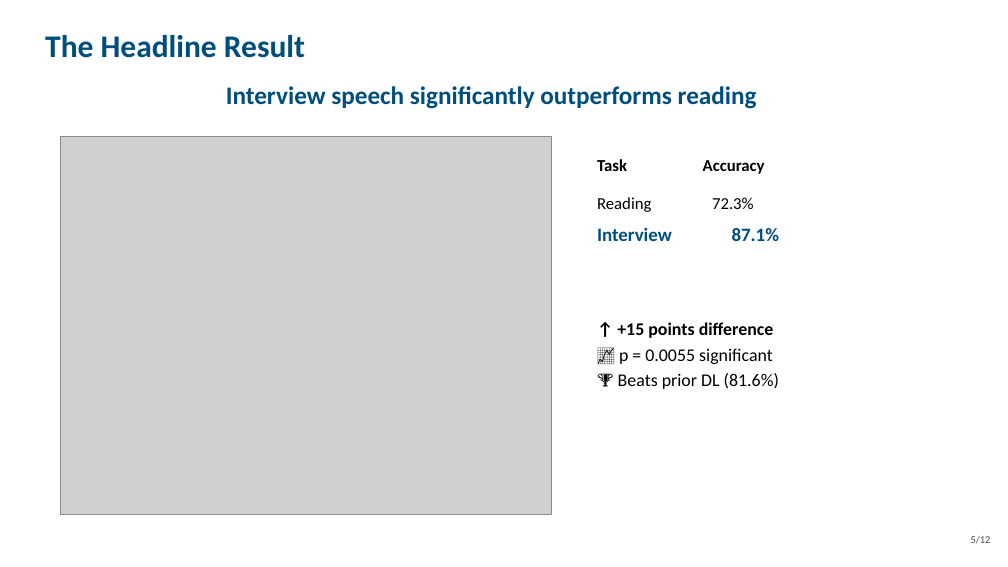
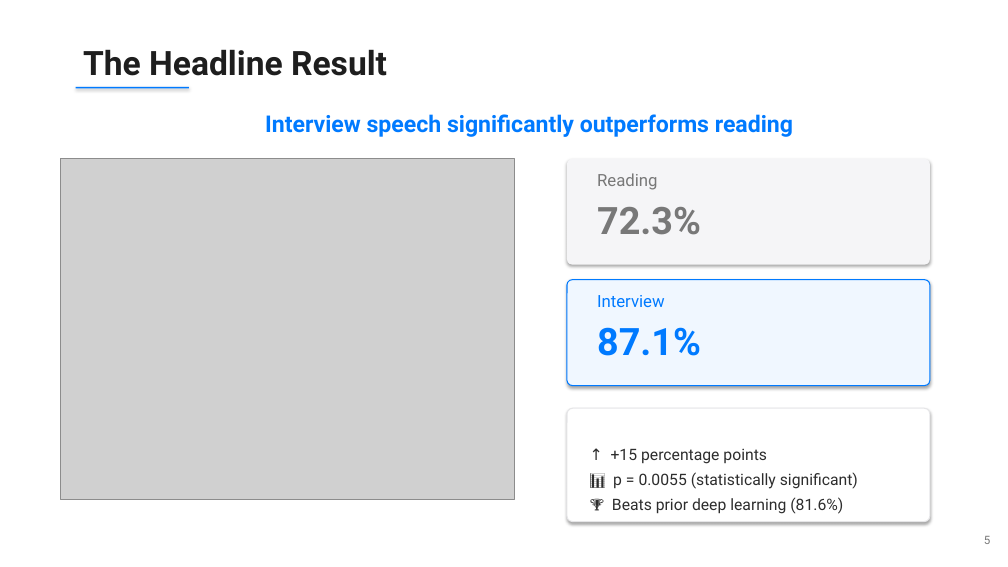
Before and after one commit to NileC03/dissertation, a slide deck: slide 5 of presentation/slides.pptx. Drawn at 1008x567 pixels with LibreOffice and Linux fonts; fonts in the diff are those of the drawing; grey boxes stand for pictures. Boxes give left, top, right and bottom in pixels: in the first picture for what was removed or moved away, otherwise in the second. Text is boxed around its words. In the diff, an @@ line names an element or a change of style, - is before the commit and + after.

Commit message:
Redesign slides: clean modern style (Apple keynote inspired)

```diff
--- a/presentation/slides.pptx
+++ b/presentation/slides.pptx
@@ text "The Headline Result": place and size @@
-text "The Headline Result" at <box>45,35,305,58</box>
+text "The Headline Result" at <box>83,49,387,76</box>
@@ text "The Headline Result" at <box>83,49,387,76</box>: size 30 to 32 pt, font Calibri to Roboto, text colour #004E7C to #1E1E1E @@
@@ rectangle added at <box>76,87,189,88</box>, fill #007AFF @@
@@ text "Interview speech significantly outperforms reading": place and size @@
-text "Interview speech significantly outperforms reading" at <box>226,86,757,109</box>
+text "Interview speech significantly outperforms reading" at <box>265,114,793,137</box>
@@ text "Interview speech significantly outperforms reading" at <box>265,114,793,137</box>: size 24 to 22 pt, font Calibri to Roboto, text colour #004E7C to #007AFF @@
@@ picture: place and size @@
-picture at <box>60,136,552,514</box>
+picture at <box>60,159,514,499</box>
@@ rounded rectangle added at <box>567,159,930,265</box>, fill #F5F5F7 @@
@@ text removed at <box>597,159,765,174</box> @@
-Task Accuracy
@@ text added at <box>597,173,657,190</box>, 16 pt, text #787878 @@
+Reading
@@ text at <box>597,207,701,235</box>: text changed; size 16 to 36 pt; font Calibri to Roboto; text colour #000000 to #787878; bold on @@
-Reading 72.3%
+72.3%
@@ rounded rectangle added at <box>567,280,930,386</box>, fill #F0F7FF, outline #007AFF 1 pt @@
@@ text added at <box>597,295,665,307</box>, 16 pt, text #007AFF @@
+Interview
@@ text at <box>597,327,701,356</box>: text changed; size 18 to 36 pt; font Calibri to Roboto; text colour #004E7C to #007AFF @@
-Interview 87.1%
+87.1%
@@ rounded rectangle added at <box>567,408,930,522</box>, fill #FFFFFF, outline #E6E6E8 1 pt @@
@@ text at <box>611,448,858,514</box>: text changed; size 17 to 15 pt; font Calibri to Roboto; text colour #000000 to #2D2D2D @@
-↑ +15 points difference
-📈 p = 0.0055 significant
-🏆 Beats prior DL (81.6%)
+↑ +15 percentage points
+📊 p = 0.0055 (statistically significant)
+🏆 Beats prior deep learning (81.6%)
@@ text at <box>984,536,990,544</box>: text changed; size 10 to 11 pt; font Calibri to Roboto; text colour #495057 to #787878 @@
-5/12
+5
```
Also in this commit, not shown: 11 other slides changed, 1 other file.
